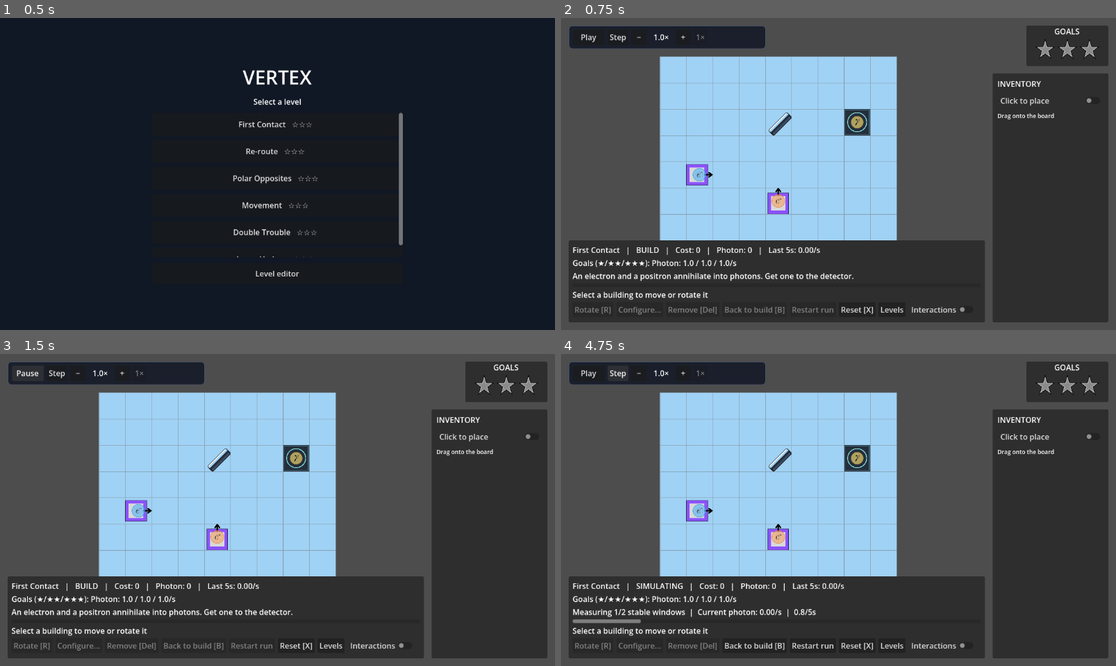
Above: before the commit, frames 1-4 (two rows, left to right).
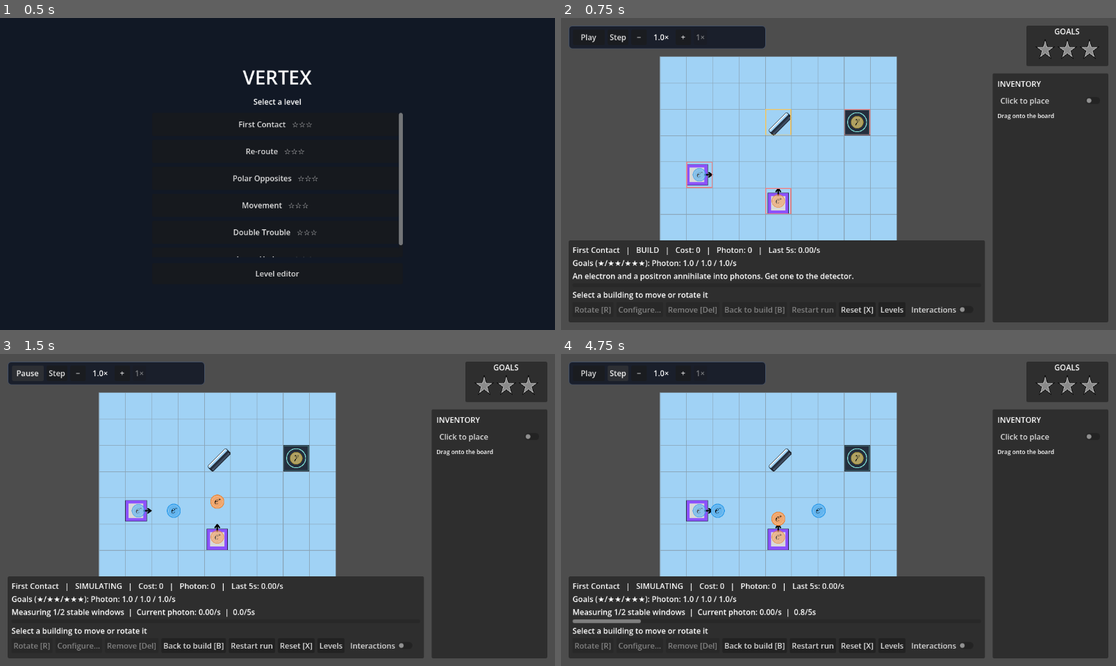
Above: after the commit, the same moments.

Repository: Breakerchap/vertex
Game: Godot game, scene res://MainScene/level_select.tscn
The game is run twice, just before and just after one commit, with the same random seed, the same clock (stepped at 60 frames per second) and the same inputs.
Inputs:
- Up to frame 1 (0.5 s): no input
- Up to frame 2 (0.75 s): click "First Contact ☆☆☆" at 0.5 s
- Up to frame 3 (1.5 s): click "Play" at 1.25 s
- Up to frame 4 (4.75 s): click "Restart run" at 2 s; click "Restart run" at 2.75 s; click "Restart run" at 3.5 s; click "Step" at 4.25 s

Frame 1 is identical in both runs. In frame 2, 0.3% of the frame differs, in the area x 22-56%, y 29-63%; in frame 3, 1.4%, in the area x 2-53%, y 44-95%; in frame 4, 0.3%.
Error before the commit: Parse Error: Cannot infer the type of "pos" variable because the value doesn't have a set type. (res://MainScene/placement_overlay.gd:52)

Commit message:
type fix

Diff:
--- a/MainScene/placement_overlay.gd
+++ b/MainScene/placement_overlay.gd
@@ -49,7 +49,7 @@
         var valid: bool = occupied == null
         if dragging_building:
           valid = valid and not game.selected_building.get_meta("fixed_position")
-        var pos := game._cell_position(hover)
+        var pos : Vector2 = game._cell_position(hover)
         var rect := Rect2(pos - Vector2.ONE * game.CELL * 0.47, Vector2.ONE * game.CELL * 0.94)
         var colour := Color("69d8ad", 0.22) if valid else Color("ec7377", 0.24)
         draw_rect(rect, colour, true)
